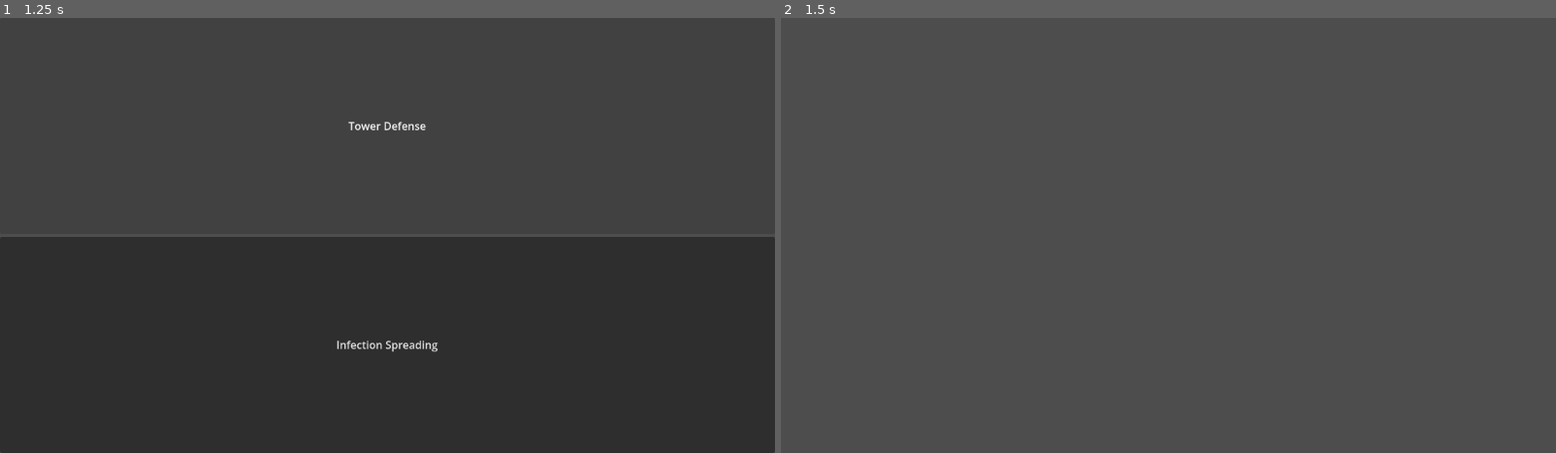
Above: before the commit, frames 1-2 (left to right).
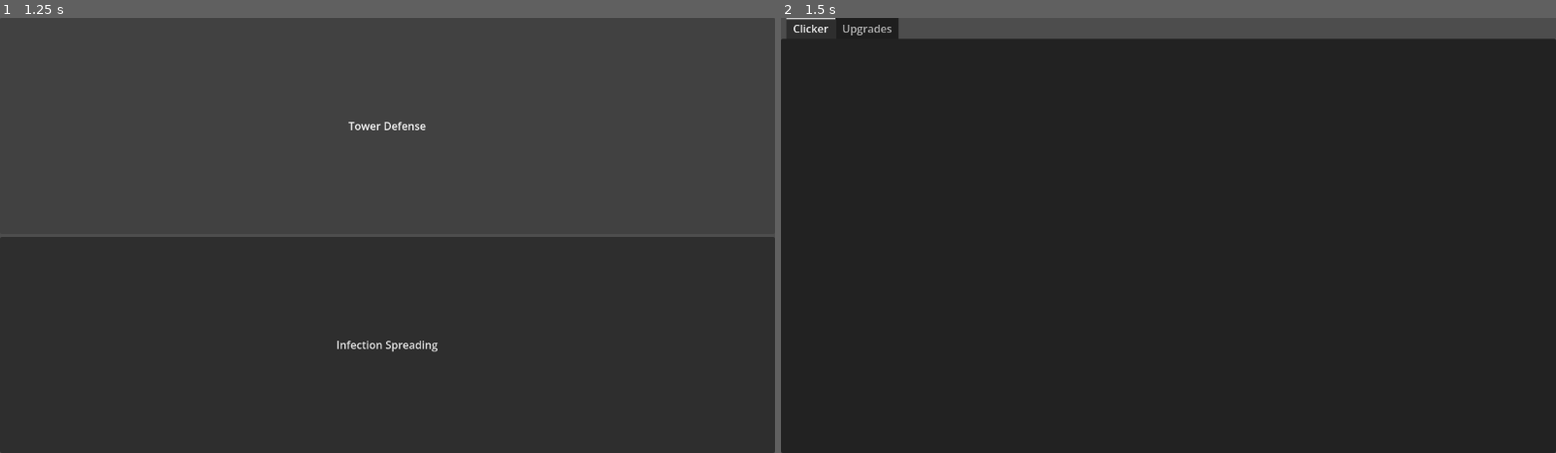
Above: after the commit, the same moments.

Repository: jphulse/591-resource-management
Game: Godot game, scene res://main_menu/main_menu.tscn
Two runs of this game, one before a commit and one after it. Both use one fixed random seed, a clock stepped at 60 frames per second and the inputs below. The project has no main scene, so this scene is started directly.
Inputs:
- Up to frame 1 (1.25 s): click "Tower Defense" at 0.5 s
- Up to frame 2 (1.5 s): click "Infection Spreading" at 1.25 s

Frame 1 is identical in both runs. In frame 2, 96% of the frame differs, in the area x 0-100%, y 0-100%.

Commit message:
Setup main ui scene for part 2

Diff:
--- a/infection_spreading/main/main.tscn
+++ b/infection_spreading/main/main.tscn
@@ -1,6 +1,11 @@
 [gd_scene format=3 uid="uid://cn5blsogqeywr"]
 
 [ext_resource type="Script" uid="uid://qustt31vac3b" path="res://infection_spreading/main/main.gd" id="1_50gol"]
+[ext_resource type="PackedScene" uid="uid://daqdtstnmpngs" path="res://infection_spreading/ui/main_ui.tscn" id="2_bgph4"]
 
 [node name="Main" type="Node2D" unique_id=1513803029]
 script = ExtResource("1_50gol")
+
+[node name="CanvasLayer" type="CanvasLayer" parent="." unique_id=811699059]
+
+[node name="MainUi" parent="CanvasLayer" unique_id=1790486406 instance=ExtResource("2_bgph4")]
--- /dev/null
+++ b/infection_spreading/ui/main_ui.tscn
@@ -0,0 +1,37 @@
+[gd_scene format=3 uid="uid://daqdtstnmpngs"]
+
+[ext_resource type="Script" uid="uid://cgcs6sq0f7wgf" path="res://infection_spreading/ui/tab_container.gd" id="1_glgr5"]
+
+[sub_resource type="CircleShape2D" id="CircleShape2D_4aye0"]
+
+[node name="MainUi" type="Control" unique_id=1790486406]
+layout_mode = 3
+anchors_preset = 15
+anchor_right = 1.0
+anchor_bottom = 1.0
+grow_horizontal = 2
+grow_vertical = 2
+
+[node name="TabContainer" type="TabContainer" parent="." unique_id=1697270682]
+layout_mode = 1
+anchors_preset = 15
+anchor_right = 1.0
+anchor_bottom = 1.0
+grow_horizontal = 2
+grow_vertical = 2
+current_tab = 0
+script = ExtResource("1_glgr5")
+
+[node name="Clicker" type="Panel" parent="TabContainer" unique_id=1078766429]
+layout_mode = 2
+metadata/_tab_index = 0
+
+[node name="ClickerArea" type="Area2D" parent="TabContainer/Clicker" unique_id=1663432347]
+
+[node name="CollisionShape2D" type="CollisionShape2D" parent="TabContainer/Clicker/ClickerArea" unique_id=1006915376]
+shape = SubResource("CircleShape2D_4aye0")
+
+[node name="Upgrades" type="Panel" parent="TabContainer" unique_id=514701076]
+visible = false
+layout_mode = 2
+metadata/_tab_index = 1
--- /dev/null
+++ b/infection_spreading/ui/tab_container.gd
@@ -0,0 +1,18 @@
+extends TabContainer
+
+
+@onready var area : Area2D = $Clicker/ClickerArea
+
+# Called when the node enters the scene tree for the first time.
+func _ready() -> void:
+	_center_node(area)
+
+
+# Called every frame. 'delta' is the elapsed time since the previous frame.
+func _process(delta: float) -> void:
+	pass
+
+
+## Centers the node in the overall tab selection
+func _center_node(node: Node2D) -> void:
+	area.position = size / 2.0
Not shown, added: infection_spreading/ui/tab_container.gd.uid
